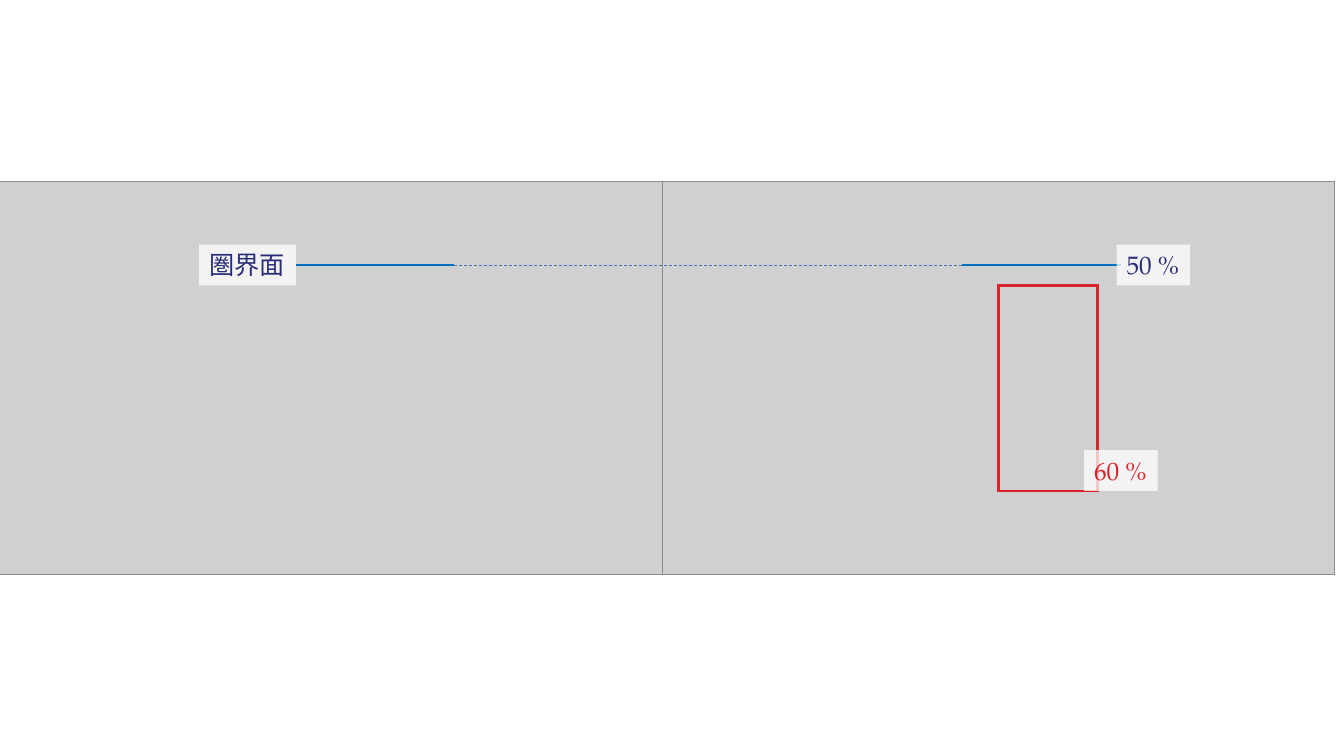
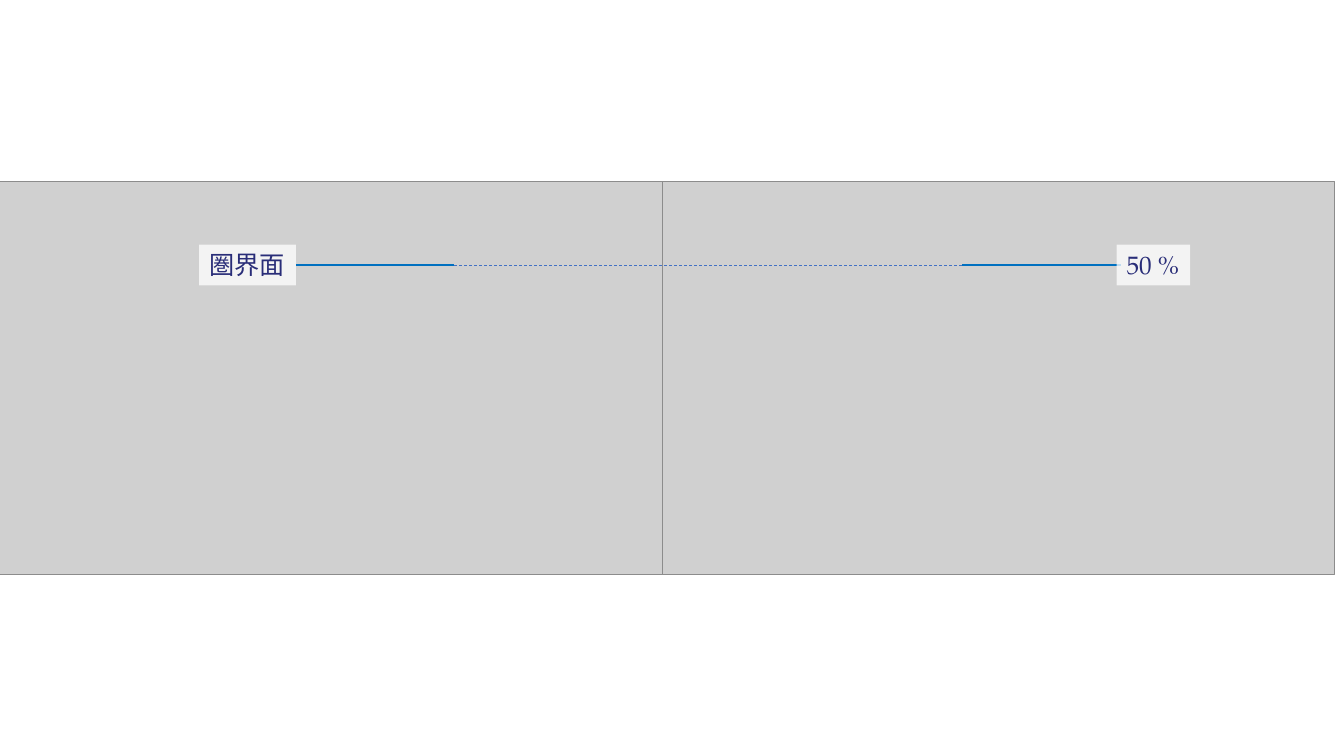
Before and after one commit to hmwakasa/m2fc, a slide deck: slide 1 of zu.pptx. Drawn at 1344x756 pixels with LibreOffice and Linux fonts; fonts in the diff are those of the drawing; grey boxes stand for pictures. Boxes give left, top, right and bottom in pixels: in the first picture for what was removed or moved away, otherwise in the second. Text is boxed around its words. In the diff, an @@ line names an element or a change of style, - is before the commit and + after.

```diff
--- a/zu.pptx
+++ b/zu.pptx
@@ rectangle removed at <box>999,285,1098,491</box> @@
@@ rectangle removed at <box>1085,451,1158,491</box> @@
-60 %
```
Also in this commit, not shown: 1 slide added, 7 other files.
